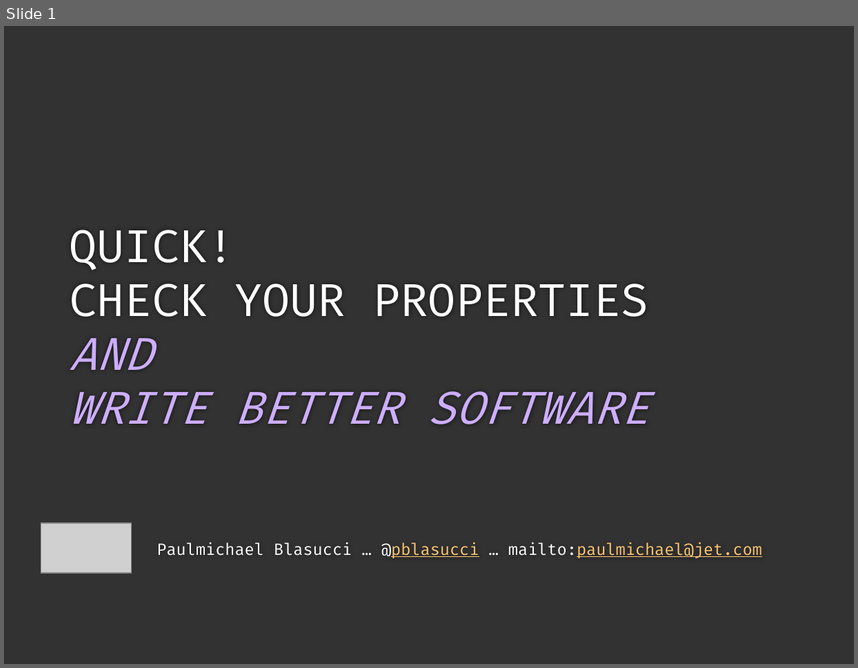
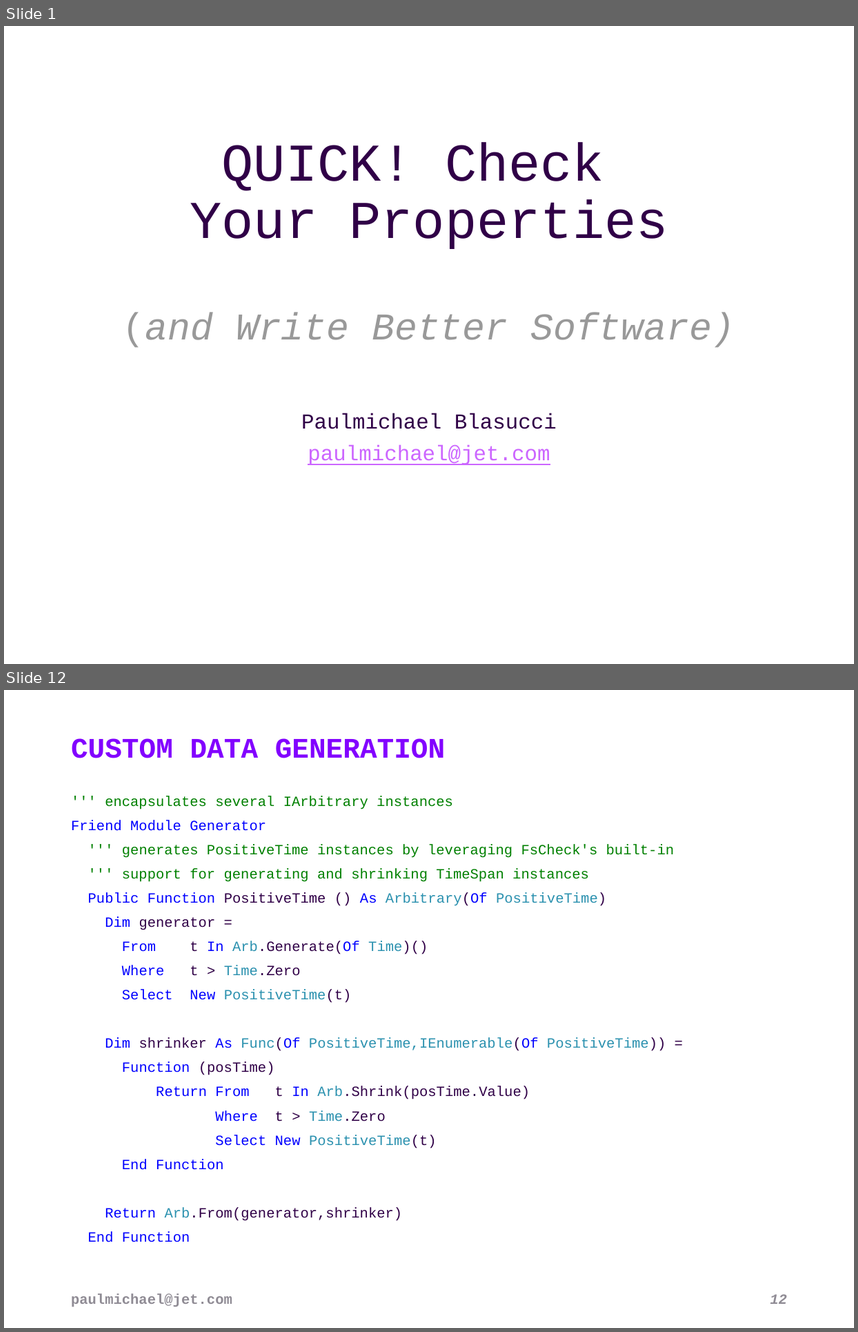
Before and after one commit to pblasucci/quickpbt, a slide deck: quickpbt.pptx. Shown one above the other, each under a label of ours: slide 1 before the commit, slides 1 and 12 after it; the slides between them are not shown. The pictures are 858x668 and 858x1332 pixels, drawn with LibreOffice and Linux fonts; fonts in the diff are those of the drawing; grey boxes stand for pictures; background and template pictures are left out. Boxes give left, top, right and bottom in pixels: in the first picture for what was removed or moved away, otherwise in the second. Text is boxed around its words. In the diff, an @@ line names an element or a change of style, - is before the commit and + after.

```diff
--- a/quickpbt.pptx
+++ b/quickpbt.pptx
@@ slide 12 added at <box>4,690,854,1328</box>, background #FFFFFF @@
@@ title added at <box>71,738,445,758</box>, 24 pt, text #8200FF, bold @@
+CUSTOM DATA GENERATION
@@ text added at <box>71,796,674,1242</box>, 12 pt, text #008000 @@
+''' encapsulates several IArbitrary instances
+Friend Module Generator
+''' generates PositiveTime instances by leveraging FsCheck's built-in
+''' support for generating and shrinking TimeSpan instances
+Public Function PositiveTime () As Arbitrary(Of PositiveTime)
+Dim generator =
+From t In Arb.Generate(Of Time)()
+Where t > Time.Zero
+Select New PositiveTime(t)
+Dim shrinker As Func(Of PositiveTime,IEnumerable(Of PositiveTime)) =
+Function (posTime)
+Return From t In Arb.Shrink(posTime.Value)
+Where t > Time.Zero
+Select New PositiveTime(t)
+End Function
+Return Arb.From(generator,shrinker)
+End Function
@@ text added at <box>71,1293,232,1306</box>, 12 pt, text #8F8C95, bold @@
+paulmichael@jet.com
@@ page number added at <box>770,1294,787,1303</box>, 12 pt, text #8F8C95, bold, italic @@
+12
@@ slide 1 changed as well @@
@@ background #323232 to #FFFFFF @@
@@ title at <box>123,142,735,347</box>: text changed; size 38 to 45 pt; font Fira Code to Courier New; text colour #CDAEFF to #300047 @@
-QUICK!
-CHECK YOUR PROPERTIES
-AND
-WRITE BETTER SOFTWARE
+QUICK! Check
+Your Properties
+(and Write Better Software)
@@ subtitle "Paulmichael Blasucci" at <box>301,413,557,465</box>: vertical alignment top to middle @@
@@ subtitle at <box>301,413,557,465</box>: text changed; size 13.5 to 18 pt; font Fira Code to Courier New; text colour #FFFFFF to #300047 @@
-Paulmichael Blasucci … @pblasucci … mailto:paulmichael@jet.com
+Paulmichael Blasucci
+paulmichael@jet.com
@@ picture removed at <box>41,522,131,572</box> @@
```
Also in this commit, not shown: 2 other slides changed, 19 other slides added, 21 other files.
